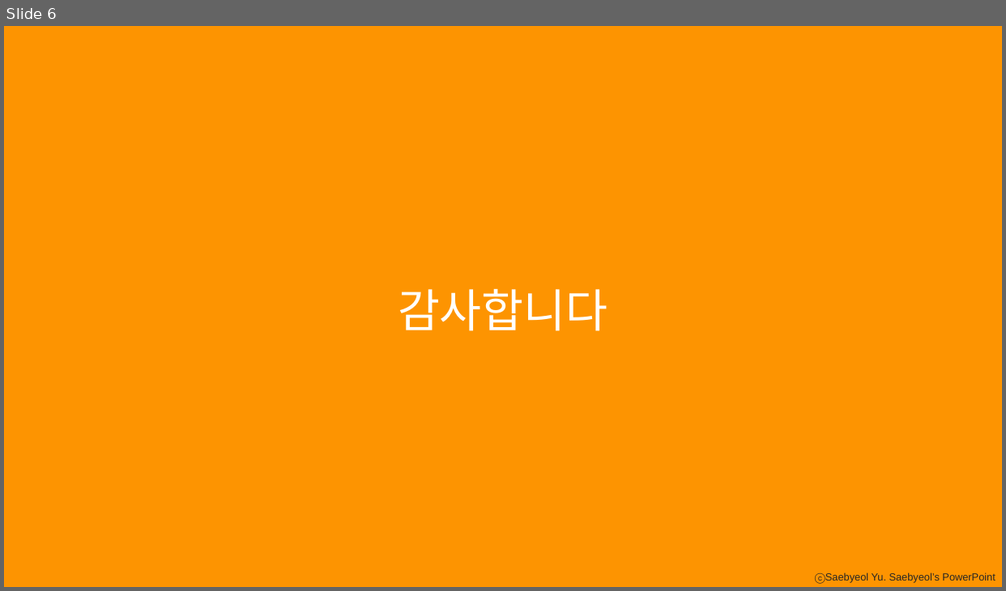
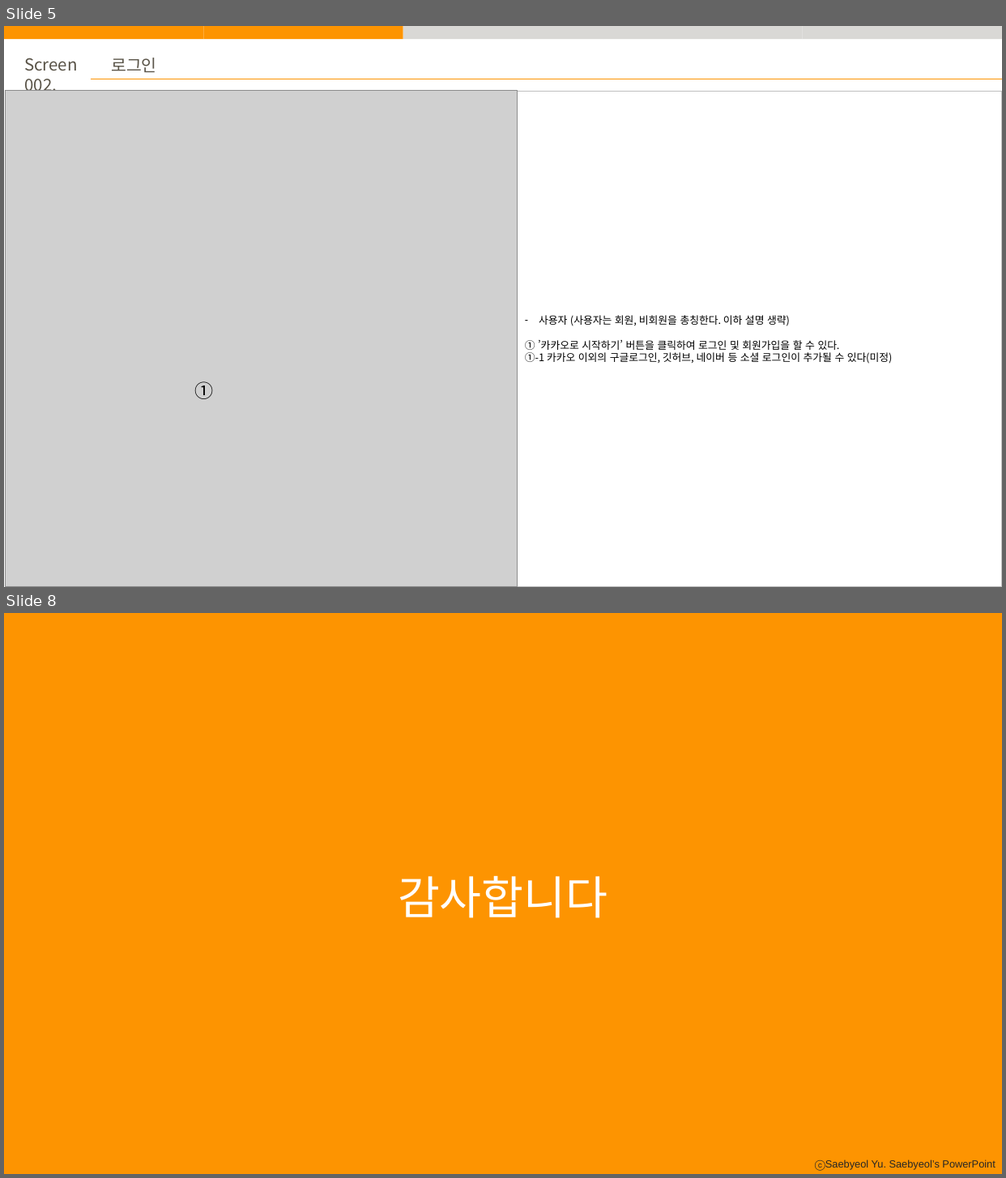
Before and after one commit to ywc-412/stumo_web, a slide deck: doc/1. 화면정의서/STUMO_화면정의서.pptx. Shown one above the other, each under a label of ours: slide 6 before the commit, slides 5 and 8 after it; the slides between them are not shown. The pictures are 1006x591 and 1006x1178 pixels, drawn with LibreOffice and Linux fonts; fonts in the diff are those of the drawing; grey boxes stand for pictures. Boxes give left, top, right and bottom in pixels: in the first picture for what was removed or moved away, otherwise in the second. Text is boxed around its words. In the diff, an @@ line names an element or a change of style, - is before the commit and + after.

```diff
--- a/doc/1. 화면정의서/STUMO_화면정의서.pptx
+++ b/doc/1. 화면정의서/STUMO_화면정의서.pptx
@@ slide 5 added at [4, 26, 1002, 587], background #FFFFFF; not listed: 1 template element that a slide beside it also shows @@
@@ rectangle added at [4, 26, 204, 40], fill #FD9401 @@
@@ rectangle added at [204, 26, 404, 40], fill #FD9401 @@
@@ rectangle added at [403, 26, 603, 40], fill #D9D8D5 @@
@@ rectangle added at [603, 26, 803, 40], fill #D9D8D5 @@
@@ rectangle added at [803, 26, 1002, 40], fill #D9D8D5 @@
@@ text added at [24, 58, 78, 96], 16 pt, text #595347 @@
+Screen 002,
@@ text added at [111, 58, 157, 72], 16 pt, text #595347 @@
+로그인
@@ picture added at [6, 90, 518, 587] @@
@@ line added from (91, 79) to (1002, 79), #FD9401 0.5 pt @@
@@ rectangle added at [518, 91, 1002, 587], fill #FFFFFF, outline #BFBFBF 1 pt, 10 pt, text #000000 @@
+– 사용자 (사용자는 회원, 비회원을 총칭한다. 이하 설명 생략)
+① ’카카오로 시작하기’ 버튼을 클릭하여 로그인 및 회원가입을 할 수 있다.
+①-1 카카오 이외의 구글로그인, 깃허브, 네이버 등 소셜 로그인이 추가될 수 있다(미정)
@@ text added at [195, 382, 214, 399], 18 pt, text #000000 @@
+①
@@ what was slide 6 is now slide 8 @@
```
Also in this commit, not shown: 3 slides changed, 1 other slide added, 2 other files.
